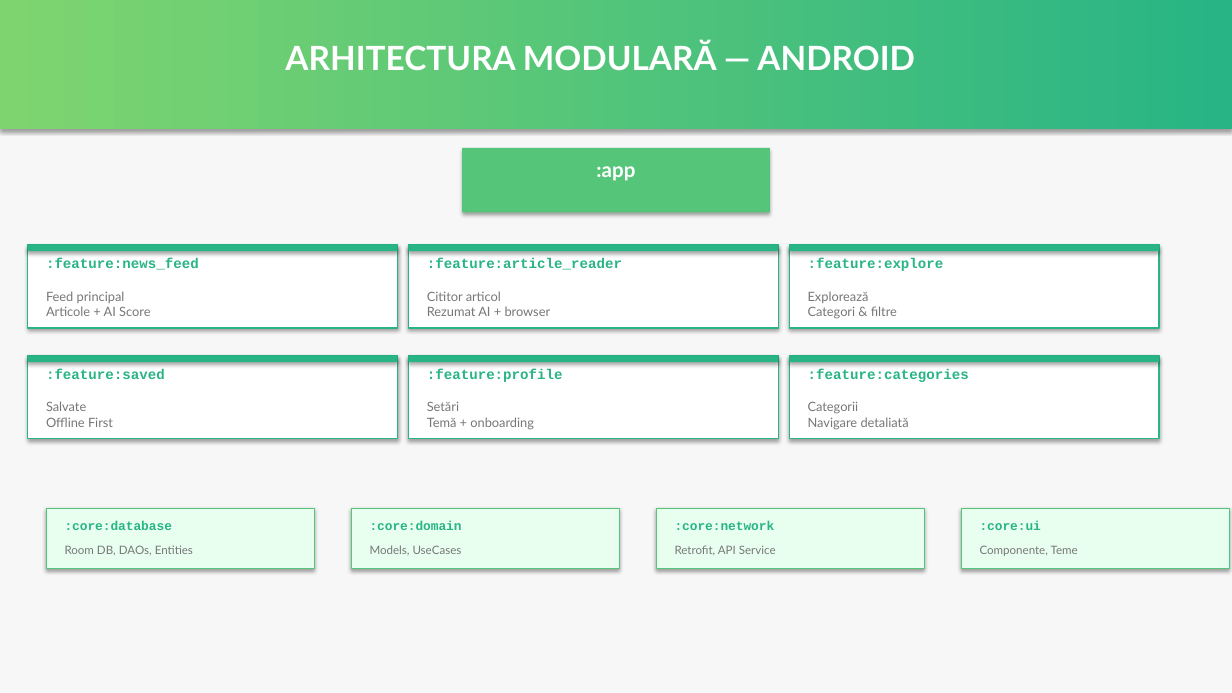
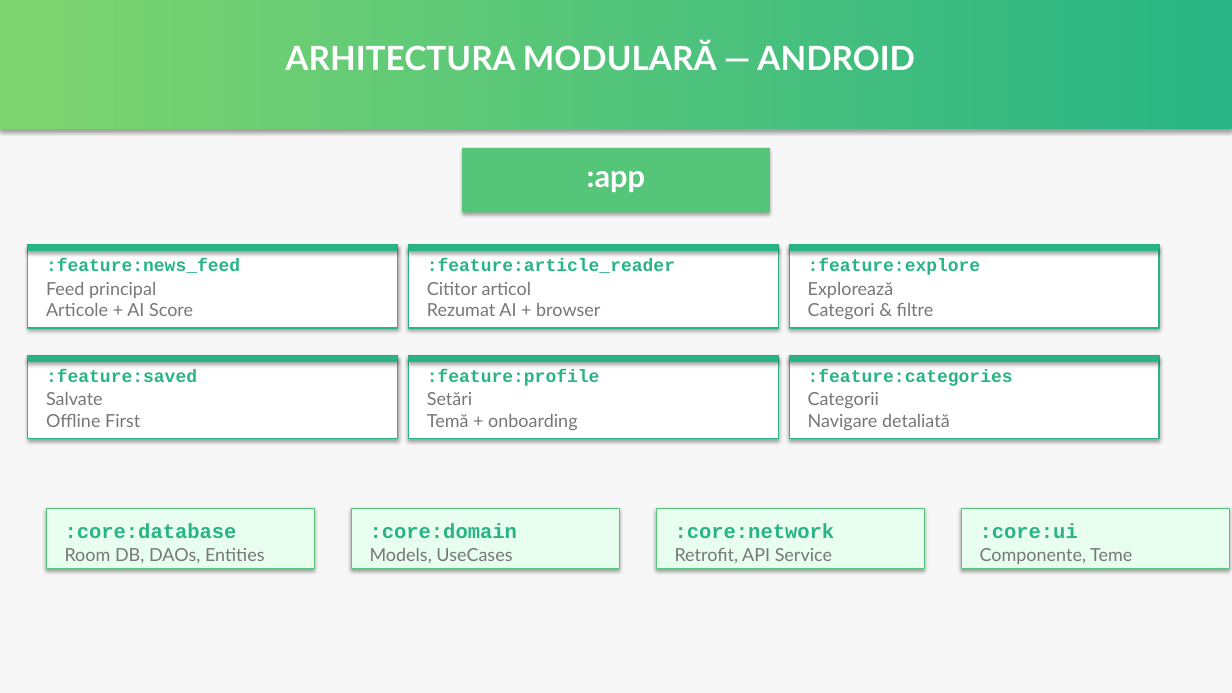
Before and after one commit to podut/data-agregate, a slide deck: slide 5 of DataAgregate_Presentation.pptx. Drawn at 1232x693 pixels with LibreOffice and Linux fonts; fonts in the diff are those of the drawing. Boxes give left, top, right and bottom in pixels: in the first picture for what was removed or moved away, otherwise in the second. Text is boxed around its words. In the diff, an @@ line names an element or a change of style, - is before the commit and + after.

```diff
--- a/DataAgregate_Presentation.pptx
+++ b/DataAgregate_Presentation.pptx
@@ text ":app" at box(587, 171, 646, 192): size 16 to 24 pt @@
@@ text "Feed principal Articole + AI ...": place and size @@
-text "Feed principal Articole + AI ..." at box(46, 291, 150, 316)
+text "Feed principal Articole + AI ..." at box(46, 282, 193, 316)
@@ text "Cititor articol Rezumat AI + ...": place and size @@
-text "Cititor articol Rezumat AI + ..." at box(427, 291, 551, 316)
+text "Cititor articol Rezumat AI + ..." at box(427, 282, 600, 316)
@@ text "Explorează Categori & filtre": place and size @@
-text "Explorează Categori & filtre" at box(808, 292, 897, 319)
+text "Explorează Categori & filtre" at box(808, 282, 934, 319)
@@ text "Salvate Offline First": place and size @@
-text "Salvate Offline First" at box(46, 401, 113, 427)
+text "Salvate Offline First" at box(46, 392, 140, 427)
@@ text "Setări Temă + onboarding": place and size @@
-text "Setări Temă + onboarding" at box(427, 401, 534, 430)
+text "Setări Temă + onboarding" at box(427, 392, 577, 430)
@@ size 11 to 14 pt in 6 elements at box(46, 259, 240, 273), box(427, 259, 675, 273), box(808, 259, 981, 275), box(46, 370, 197, 382), box(427, 370, 600, 386), box(808, 370, 1013, 386) @@
@@ size 10 to 14 pt in 6 elements at box(46, 282, 193, 316), box(427, 282, 600, 316), box(808, 282, 934, 319), box(46, 392, 140, 427), box(427, 392, 577, 430), box(808, 392, 950, 430) @@
@@ text "Categorii Navigare detaliată": place and size @@
-text "Categorii Navigare detaliată" at box(808, 401, 909, 430)
+text "Categorii Navigare detaliată" at box(808, 392, 950, 430)
@@ size 9 to 14 pt in 4 elements at box(65, 548, 265, 563), box(370, 548, 512, 563), box(980, 548, 1132, 564), box(675, 548, 832, 563) @@
@@ size 10 to 16 pt in 4 elements at box(65, 523, 237, 538), box(370, 523, 517, 538), box(675, 523, 835, 538), box(980, 523, 1078, 538) @@
```
Also in this commit, not shown: 12 other slides changed.
